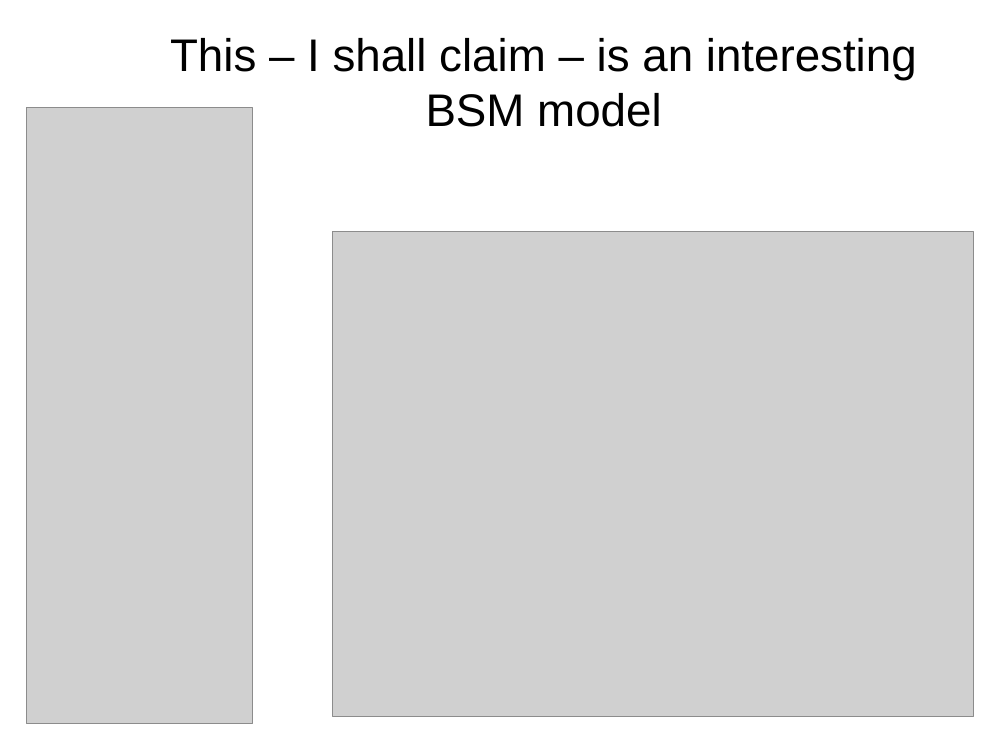
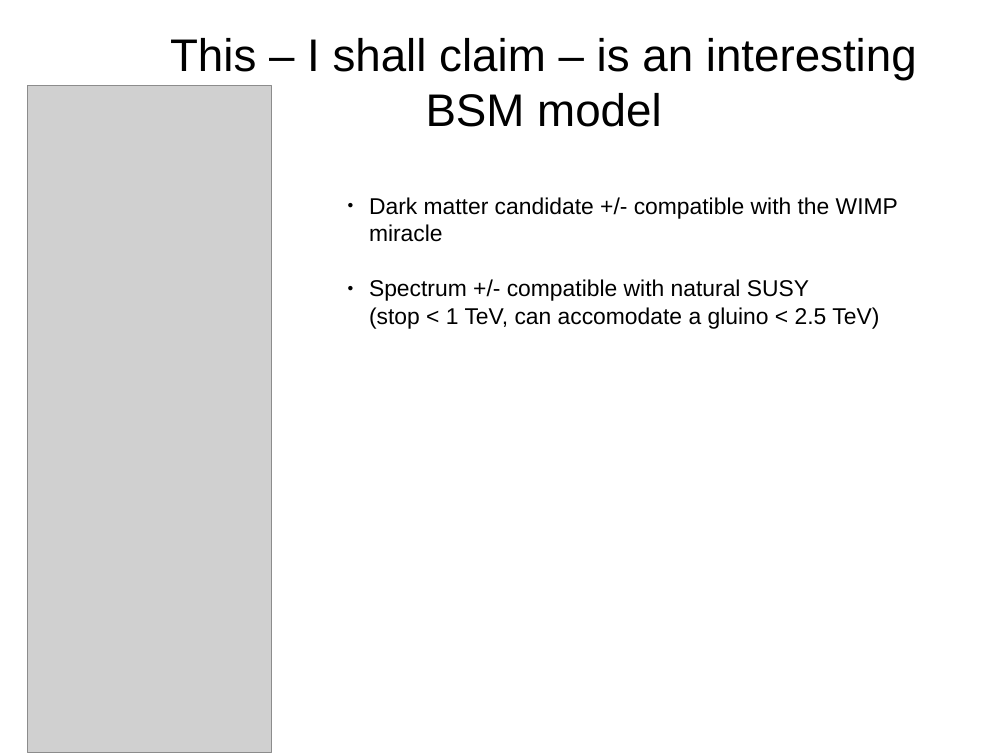
Before and after one commit to SModelS/smodels-utils, a slide deck: slide 3 of combinations/amb.odp (slide 2 before the commit). Drawn at 1008x756 pixels with LibreOffice and Linux fonts; fonts in the diff are those of the drawing; grey boxes stand for pictures. Boxes give left, top, right and bottom in pixels: in the first picture for what was removed or moved away, otherwise in the second. Text is boxed around its words. In the diff, an @@ line names an element or a change of style, - is before the commit and + after.

```diff
--- a/combinations/amb.odp
+++ b/combinations/amb.odp
@@ picture: place and size @@
-picture at [27, 108, 252, 724]
+picture at [27, 86, 272, 754]
@@ text added at [369, 197, 898, 329], 18 pt, text #000000 @@
+● Dark matter candidate +/- compatible with the WIMP miracle
+● Spectrum +/- compatible with natural SUSY
+  (stop < 1 TeV, can accomodate a gluino < 2.5 TeV)
@@ picture removed at [333, 232, 973, 717] @@
```
Also in this commit, not shown: 6 other slides changed, 9 slides added, 2 other files.
